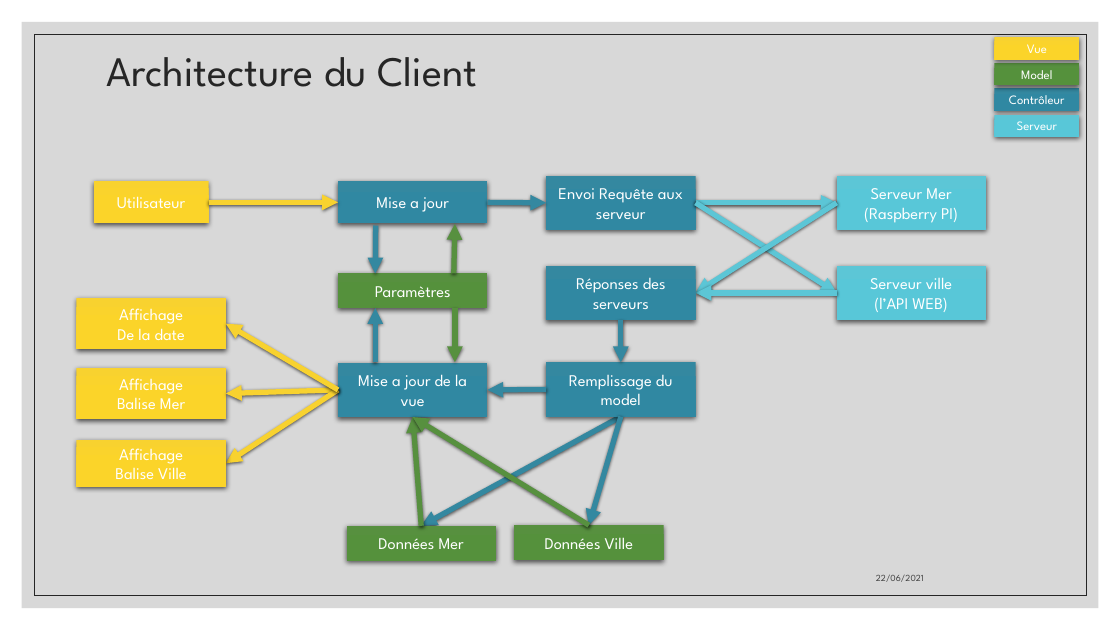
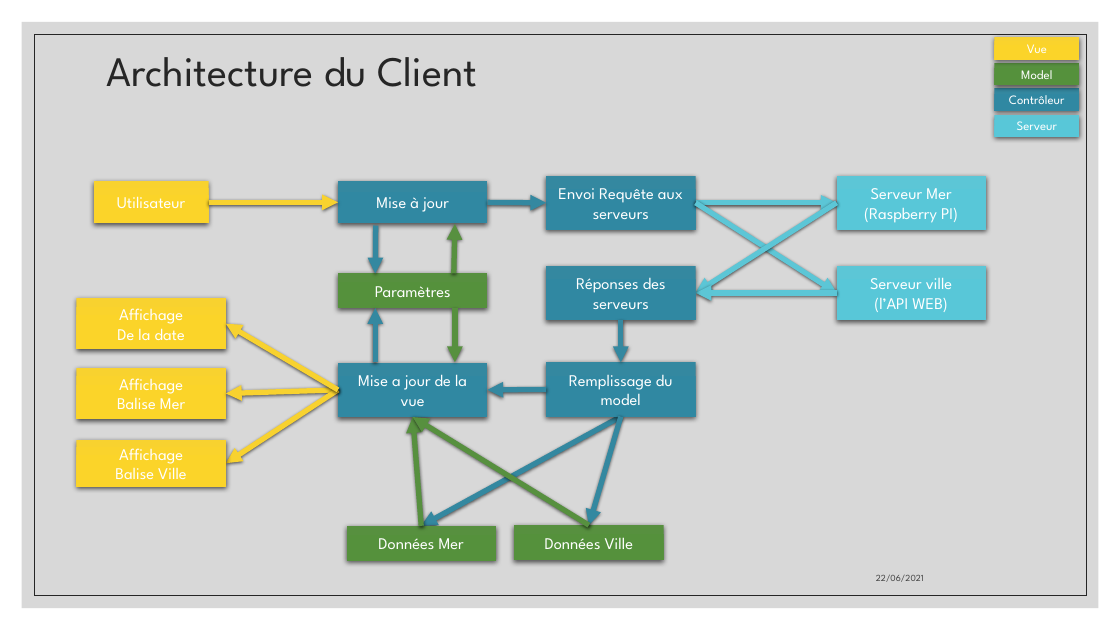
Before and after one commit to aiekick/ProjectStationMeteo, a slide deck: slide 11 of doc/StationMeteo_Soutenance.pptx (slide 10 before the commit). Drawn at 1120x630 pixels with LibreOffice and Linux fonts; fonts in the diff are those of the drawing. Boxes give left, top, right and bottom in pixels: in the first picture for what was removed or moved away, otherwise in the second. Text is boxed around its words. In the diff, an @@ line names an element or a change of style, - is before the commit and + after.

```diff
--- a/doc/StationMeteo_Soutenance.pptx
+++ b/doc/StationMeteo_Soutenance.pptx
@@ text in rectangle at [376,197,449,212]: text changed @@
-Mise a jour
+Mise à jour
@@ text in rectangle at [558,188,683,219]: text changed @@
-Envoi Requête aux serveur
+Envoi Requête aux serveurs
```
Also in this commit, not shown: 16 other slides changed, 6 slides added.
